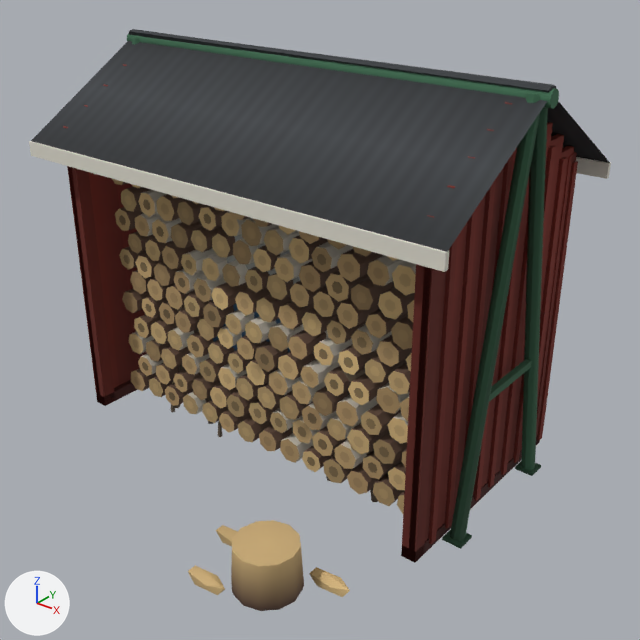
Two versions of the glTF model art/baked/aventyr2/yard.glb, one commit apart.
One viewpoint serves both versions: a 50 mm camera at (22.0, -26.8, 22.0) aimed at (2.0, -1.7, 6.4). Lighting does not change. The marker at lower left points along +X, +Y and +Z. The first picture is the older version. Where no turn or scale is listed for an object, it has been applied to the vertices.

Names of what the first picture shows: 'gungor', 'vedbod' and 2 more.
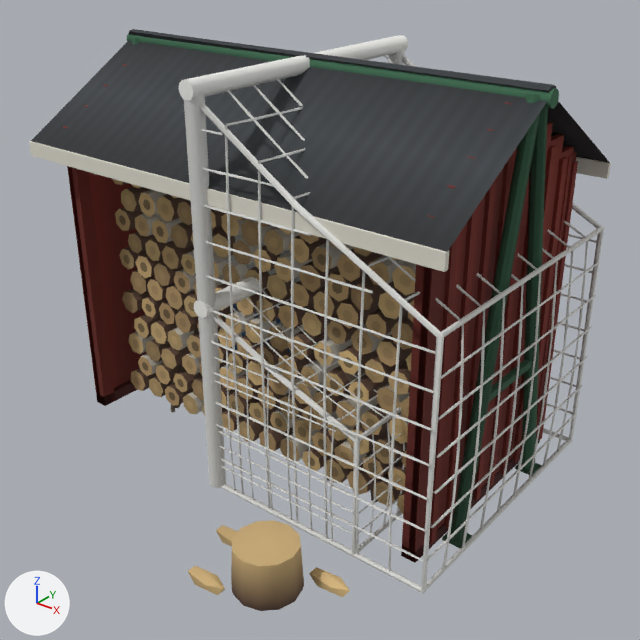
Location of each change, [x1, y1, x2, y2] in pixels of the pictures (640 x 640 px):
'fotbollsmal-stort', added
    after: [179, 35, 604, 594]
'fotbollsmal', added
    after: [194, 276, 405, 557]

What changed in the scene script:
```text
Add me_fotbollsmal_stort:
    me_fotbollsmal_stort.from_pydata(...)  # 2136 vertices, 3864 faces; spans x -0.3..10.2, y -6.3..6.3, z -0.1..16.4
    me_fotbollsmal_stort.materials.append(mat_kit_leaf)
Add me_fotbollsmal:
    me_fotbollsmal.from_pydata(...)  # 2058 vertices, 3752 faces; spans x -0.35..7.23, y -6.35..6.35, z -0.1..8.35
    me_fotbollsmal.materials.append(mat_kit_leaf)
Add ob_fotbollsmal_stort:
    ob_fotbollsmal_stort = bpy.data.objects.new('fotbollsmal-stort', me_fotbollsmal_stort)
    ob_fotbollsmal_stort.location = (0.0, 0.0, 0.0)
Add ob_fotbollsmal:
    ob_fotbollsmal = bpy.data.objects.new('fotbollsmal', me_fotbollsmal)
    ob_fotbollsmal.location = (0.0, 0.0, 0.0)
```
